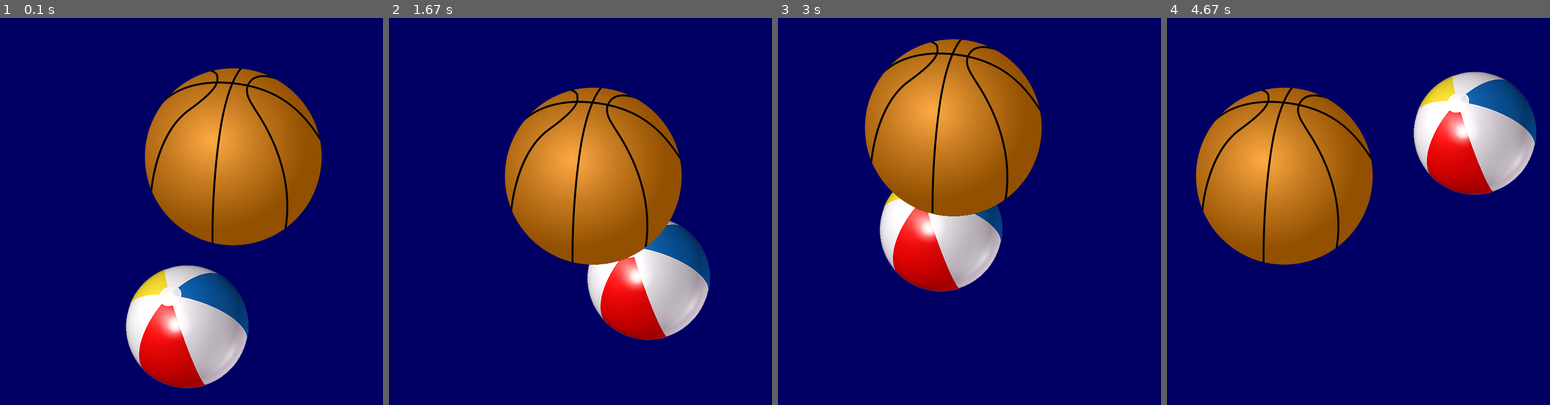
Above: before the commit, frames 1-4 (left to right).
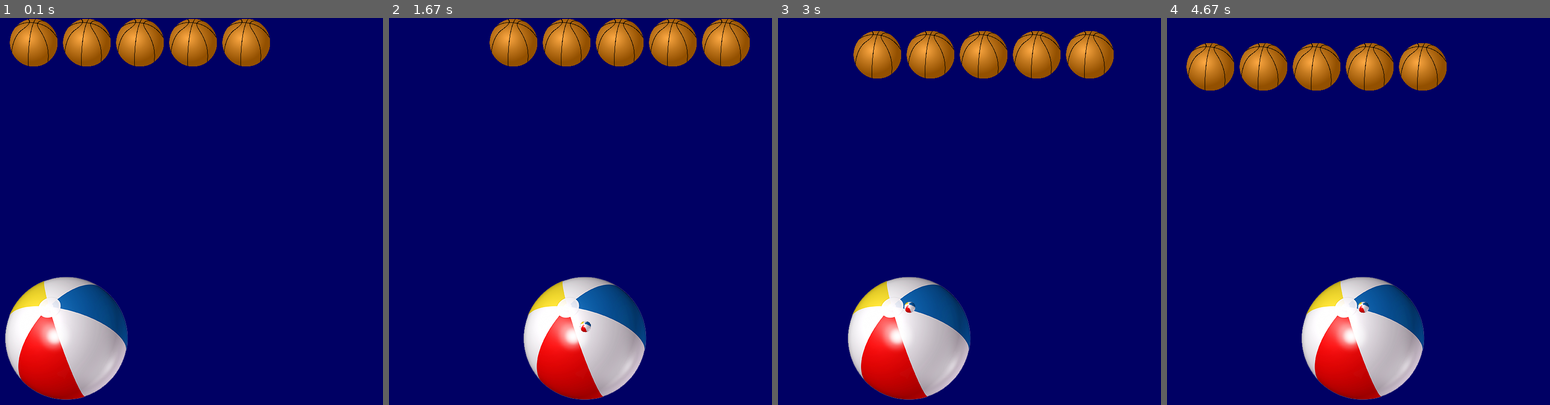
Above: after the commit, the same moments.

Repository: J05H14/first-pygame
Game: pygame game, started from acmpygame.py
Two runs of this game, one before a commit and one after it. Both use one fixed random seed, a clock stepped at 60 frames per second and the inputs below.
Inputs:
- Up to frame 1 (0.1 s): no input
- Up to frame 2 (1.67 s): tap Space at 0.33, 0.73, 1.03, 1.23, 1.53 s; hold Right 0.67-1.13 s; hold Right 1.17-1.63 s
- Up to frame 3 (3 s): hold Left 1.67-2.2 s; tap Space at 1.73, 2.03, 2.3, 2.6, 2.73 s; hold Left 2.23-2.63 s; hold Right from 2.67 s (still down)
- Up to frame 4 (4.67 s): tap Space at 3.03, 3.4, 3.7, 3.9, 4.2, 4.4 s; release Right at 3.3 s; hold Left 3.33-3.8 s; hold Right 3.83-4.3 s; hold Right from 4.33 s (still down)

The runs differ from the first frame. In frame 1, 39% of the frame differs, in the area x 1-84%, y 0-99%; in frame 2, 36%; in frame 3, 33%; in frame 4, 39%.

Commit message:
game can be won

Diff:
--- a/acmpygame.py
+++ b/acmpygame.py
@@ -1,5 +1,6 @@
 import pygame
 import sys
+from pygame import *
 
 pygame.init()
 
@@ -13,33 +14,92 @@
 screen = pygame.display.set_mode(size)
 
 ball = pygame.image.load("square.png")
-ball2 = pygame.image.load("ball.png")
+enemy = pygame.image.load("ball.png")
+proj = pygame.transform.scale(ball, (25, 25))
 
 ballRect = ball.get_rect()
-ball2Rect = ball2.get_rect()
+projRect = proj.get_rect()
+projRect.center = (-300, -300)
 
-speed = [25, 50]
-speed2 = [30, 10]
+speed = [2, 0]
+speed2 = [2, 0]
+
+ballRect.move_ip(0, height - ballRect.bottom)
+
+
+enemy = pygame.transform.scale(enemy, (100, 100))
+
+enemies = []
+enemyNum = 0
+
+for i in range(5):
+    newEnemy = enemy.get_rect()
+    newEnemy.move_ip(enemyNum * 110, 0)
+    enemies.append(newEnemy)
+    enemyNum += 1
+
+def enemyUpdate():
+    speed2[0] = -speed2[0]
+    for i in enemies:
+        i.move_ip(0,25)
+
+def hit():
+    for i in enemies:
+        if projRect.colliderect(i):
+            enemies.remove(i)
+
+key.set_repeat(1, 1)
 
 while True:
 
     for event in pygame.event.get():
         if event.type == pygame.QUIT: sys.exit()
 
-    ballRect = ballRect.move(speed)
-    ball2Rect = ball2Rect.move(speed2)
+        if event.type == KEYDOWN:
+            if event.key == K_RIGHT and ballRect.right < width:
+                ballRect = ballRect.move(speed[0], speed[1])
+            if event.key == K_LEFT and ballRect.left < width:
+                ballRect = ballRect.move(-speed[0], -speed[1])
+            if event.key == K_SPACE:
+                projRect.center = ballRect.center
 
-    if ballRect.left < 0 or ballRect.right > width:
-        speed[0] = -speed[0]
-    if ballRect.top < 0 or ballRect.bottom > height:
-        speed[1] = -speed[1]
+    projRect.top -= 5
 
-    if ball2Rect.left < 0 or ball2Rect.right > width:
-        speed2[0] = -speed2[0]
-    if ball2Rect.top < 0 or ball2Rect.bottom > height:
-        speed2[1] = -speed2[1]
+    hit()
+
+    if len(enemies) == 0:
+        break
+
+    leftMost = enemies[0]
+    rightMost = enemies[len(enemies) - 1]
+
+    if leftMost.left < 0 or rightMost.right > width:
+        enemyUpdate()
 
     screen.fill(background_color)
     screen.blit(ball, ballRect)
-    screen.blit(ball2, ball2Rect)
+
+    for i in range (len(enemies)):
+        enemies[i] = enemies[i].move(speed2)
+        screen.blit(enemy, enemies[i])
+
+
+
+    screen.blit(proj, projRect)
     pygame.display.flip()
+
+if len(enemies) == 0:
+    winWidth = 559
+    winHeight = 420
+    win = pygame.image.load("win.jpg")
+    winRect = win.get_rect()
+
+    winSize = (winWidth, winHeight)
+    winScreen = pygame.display.set_mode(winSize)
+
+    while True:
+        for event in pygame.event.get():
+            if event.type == pygame.QUIT: sys.exit()
+
+        screen.blit(win, winRect)
+        pygame.display.flip()
